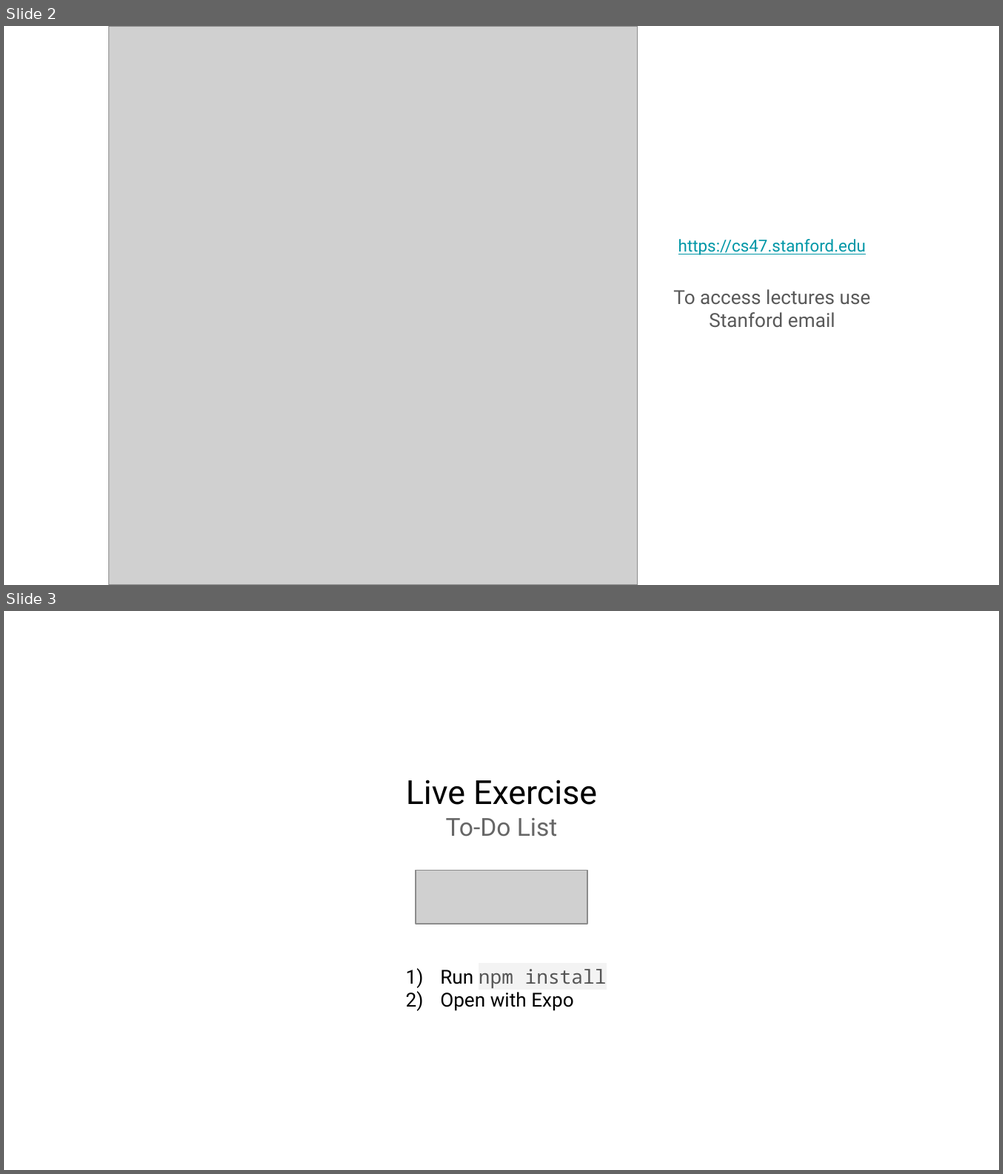
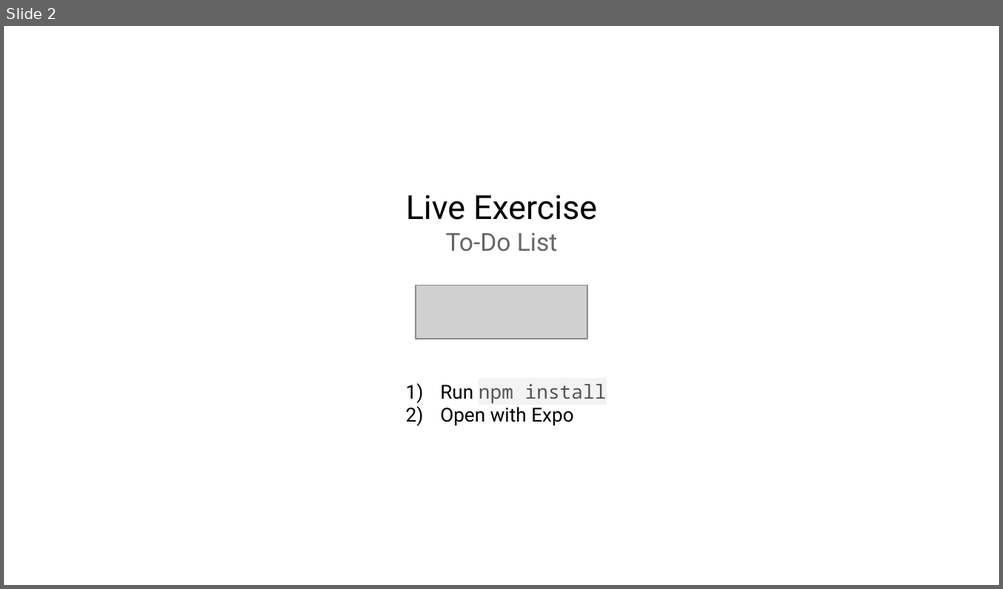
Before and after one commit to stanford-cs47/React-Native-Lectures, a slide deck: pptx-lectures/Lecture 4A.pptx. Shown one above the other, each under a label of ours: slides 2 and 3 before the commit, slide 2 after it. The pictures are 1003x1174 and 1003x589 pixels, drawn with LibreOffice and Linux fonts; fonts in the diff are those of the drawing; grey boxes stand for pictures. Boxes give left, top, right and bottom in pixels: in the first picture for what was removed or moved away, otherwise in the second. Text is boxed around its words. In the diff, an @@ line names an element or a change of style, - is before the commit and + after.

```diff
--- a/pptx-lectures/Lecture 4A.pptx
+++ b/pptx-lectures/Lecture 4A.pptx
@@ slide 2 removed at (4,26,999,585), background #FFFFFF @@
@@ picture removed at (109,26,637,585) @@
@@ title removed at (678,239,865,255) @@
-https://cs47.stanford.edu
@@ subtitle removed at (673,289,871,327) @@
-To access lectures use Stanford email
@@ what was slide 3 is now slide 2 @@
```
Also in this commit, not shown: 3 slides changed, 1 other slide removed, 7 other files.
